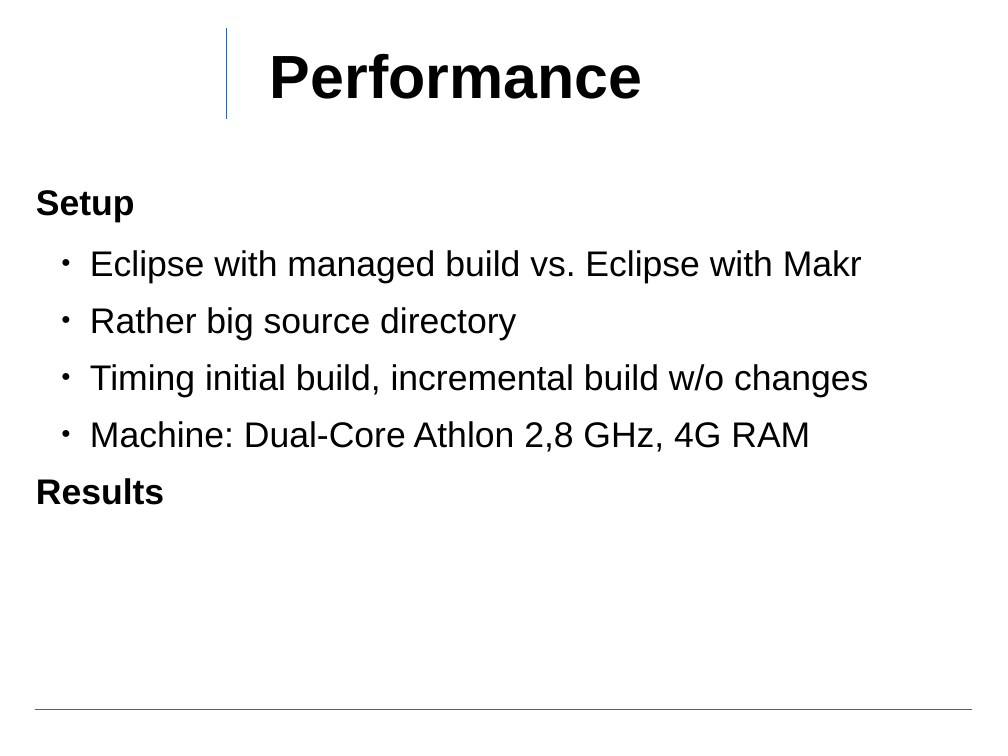
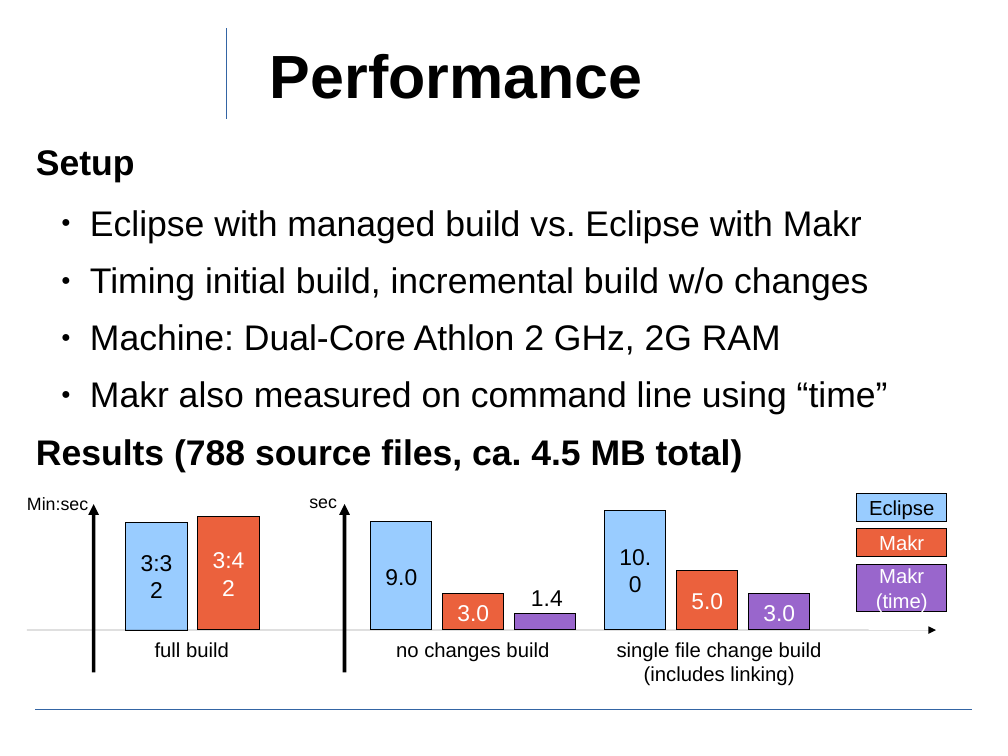
Before and after one commit to ewuenf/Makr, a slide deck: slide 24 of doc/concepts/Makr_Concepts.01.odp. Drawn at 1008x756 pixels with LibreOffice and Linux fonts; fonts in the diff are those of the drawing; background and template pictures are left out. Boxes give left, top, right and bottom in pixels: in the first picture for what was removed or moved away, otherwise in the second. Text is boxed around its words. In the diff, an @@ line names an element or a change of style, - is before the commit and + after.

Commit message:
finished presentation so far

```diff
--- a/doc/concepts/Makr_Concepts.01.odp
+++ b/doc/concepts/Makr_Concepts.01.odp
@@ text "Setup": place and size @@
-text "Setup" at <box>36,190,868,505</box>
+text "Setup" at <box>36,150,888,472</box>
@@ text at <box>36,324,888,472</box>: text changed @@
-  ● Machine: Dual-Core Athlon 2,8 GHz, 4G RAM
-Results
+  ● Machine: Dual-Core Athlon 2 GHz, 2G RAM
+  ● Makr also measured on command line using “time”
+Results (788 source files, ca. 4.5 MB total)
@@ text at <box>90,307,516,340</box>: paragraph removed @@
-  ● Rather big source directory
@@ text added at <box>27,497,88,510</box>, 14 pt, text #000000 @@
+Min:sec
@@ arrow added from (93, 672) to (93, 504), #000000 2.83 pt @@
@@ text added at <box>309,498,337,508</box>, 14 pt, text #000000 @@
+sec
@@ arrow added from (345, 672) to (345, 504), #000000 2.83 pt @@
@@ rectangle added at <box>857,493,947,521</box>, fill #99CCFF, outline #000000 0 pt, 16 pt, text #000000 @@
+Eclipse
@@ rectangle added at <box>126,522,188,630</box>, fill #99CCFF, outline #000000 0 pt, 18 pt, text #000000 @@
+3:32
@@ rectangle added at <box>198,517,260,630</box>, fill #EB613D, outline #000000 0 pt, 18 pt, text #FFFFFF @@
+3:42
@@ rectangle added at <box>371,522,433,630</box>, fill #99CCFF, outline #000000 0 pt, 18 pt, text #000000 @@
+9.0
@@ rectangle added at <box>605,510,666,630</box>, fill #99CCFF, outline #000000 0 pt, 18 pt, text #000000 @@
+10.0
@@ rectangle added at <box>857,529,947,557</box>, fill #EB613D, outline #000000 0 pt, 16 pt, text #FFFFFF @@
+Makr
@@ rectangle added at <box>857,564,947,612</box>, fill #9966CC, outline #000000 0 pt, 16 pt, text #FFFFFF @@
+Makr
+(time)
@@ rectangle added at <box>443,595,504,630</box>, fill #EB613D, outline #000000 0 pt, 18 pt, text #FFFFFF @@
+3.0
@@ text added at <box>531,590,563,606</box>, 18 pt, text #000000 @@
+1.4
@@ rectangle added at <box>677,571,738,630</box>, fill #EB613D, outline #000000 0 pt, 18 pt, text #FFFFFF @@
+5.0
@@ rectangle added at <box>749,595,810,630</box>, fill #9966CC, outline #000000 0 pt, 18 pt, text #FFFFFF @@
+3.0
@@ rectangle added at <box>515,613,576,630</box>, fill #9966CC, outline #000000 0 pt @@
@@ arrow added from (27, 630) to (937, 630), #000000 0 pt @@
@@ text added at <box>155,642,229,658</box>, 16 pt, text #000000 @@
+full build
@@ text added at <box>396,642,549,662</box>, 16 pt, text #000000 @@
+no changes build
@@ text added at <box>617,642,822,686</box>, 16 pt, text #000000 @@
+single file change build
+(includes linking)
```
Also in this commit, not shown: 1 other slide changed.
